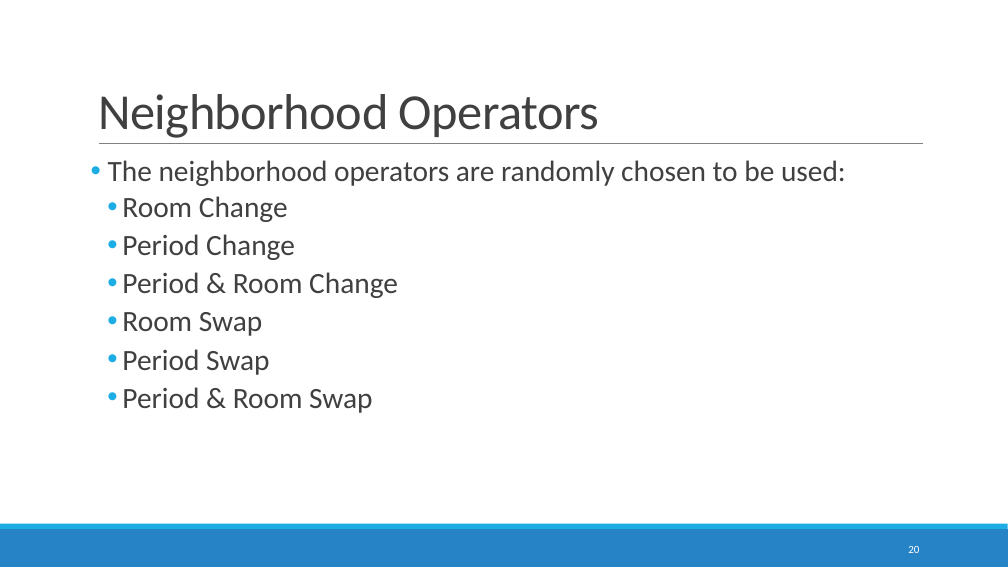
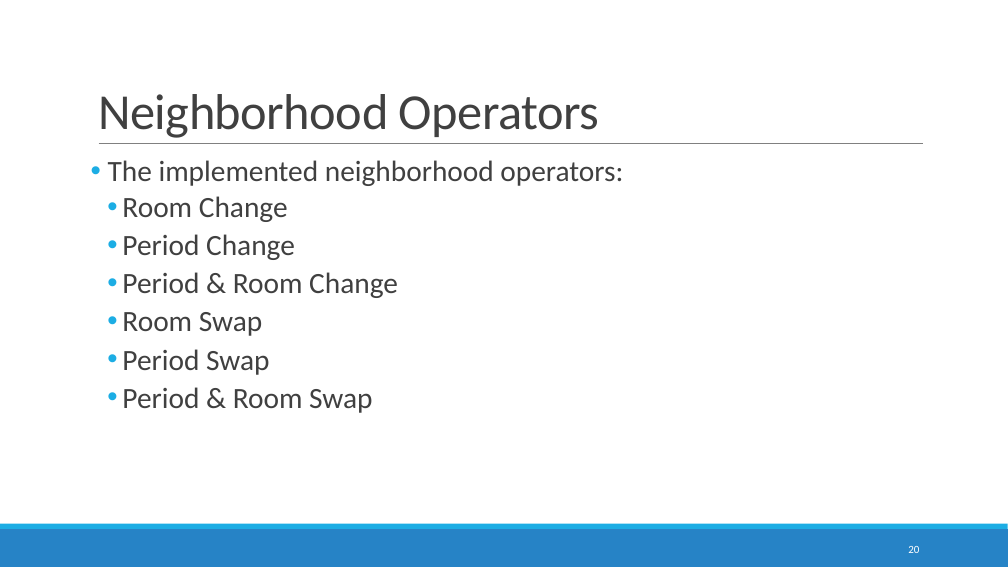
Before and after one commit to devilsdante/isel-examtimetabling-2014-2015, a slide deck: slide 20 of doc/Apresentação Oral/AFinal.pptx. Drawn at 1008x567 pixels with LibreOffice and Linux fonts; fonts in the diff are those of the drawing. Boxes give left, top, right and bottom in pixels: in the first picture for what was removed or moved away, otherwise in the second. Text is boxed around its words. In the diff, an @@ line names an element or a change of style, - is before the commit and + after.

```diff
--- a/doc/Apresentação Oral/AFinal.pptx
+++ b/doc/Apresentação Oral/AFinal.pptx
@@ text at <box>108,160,623,186</box>: text changed @@
-• The neighborhood operators are randomly chosen to be used:
+• The implemented neighborhood operators:
```
Also in this commit, not shown: 5 other slides changed, 2 slides added, 6 other files.
